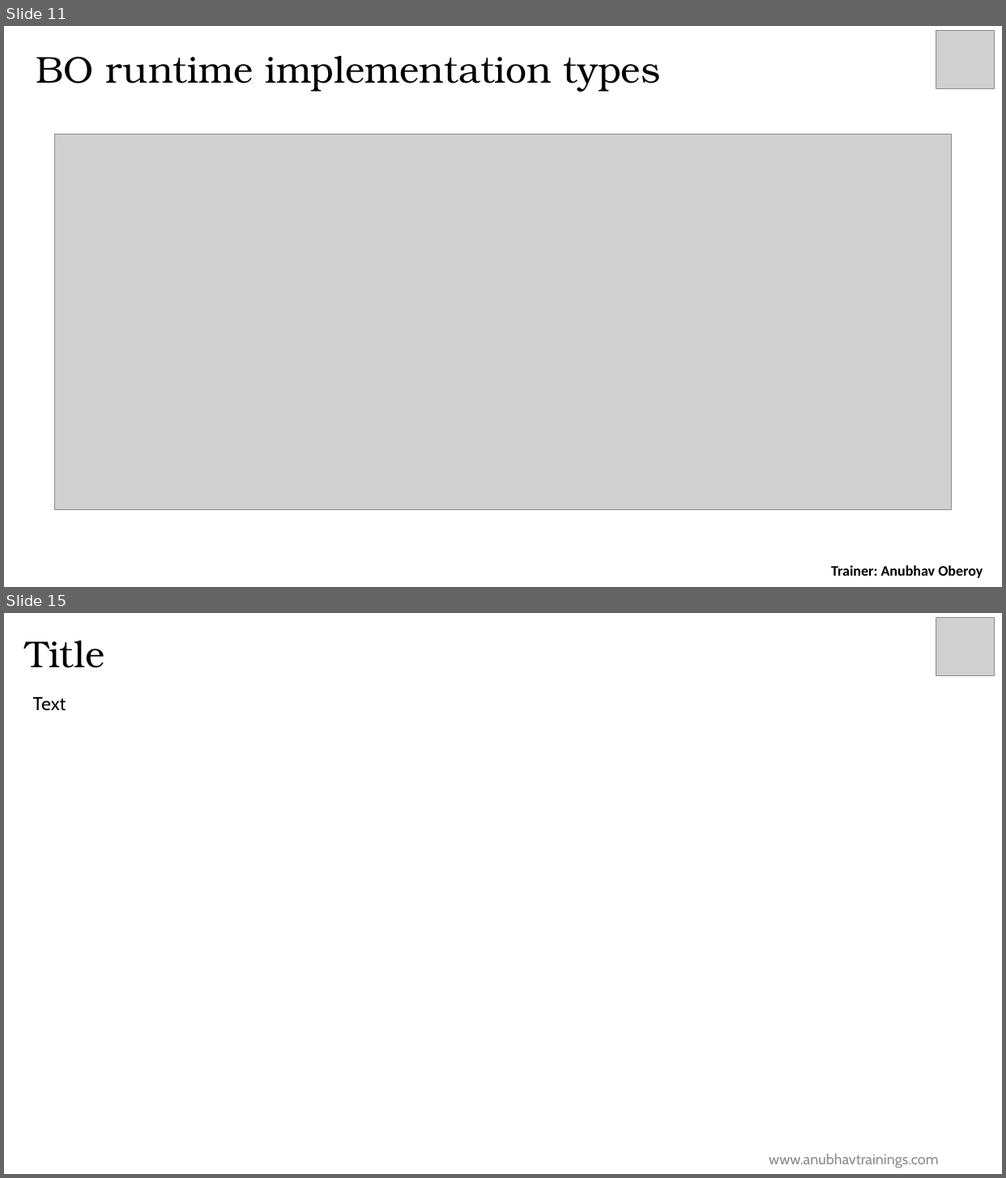
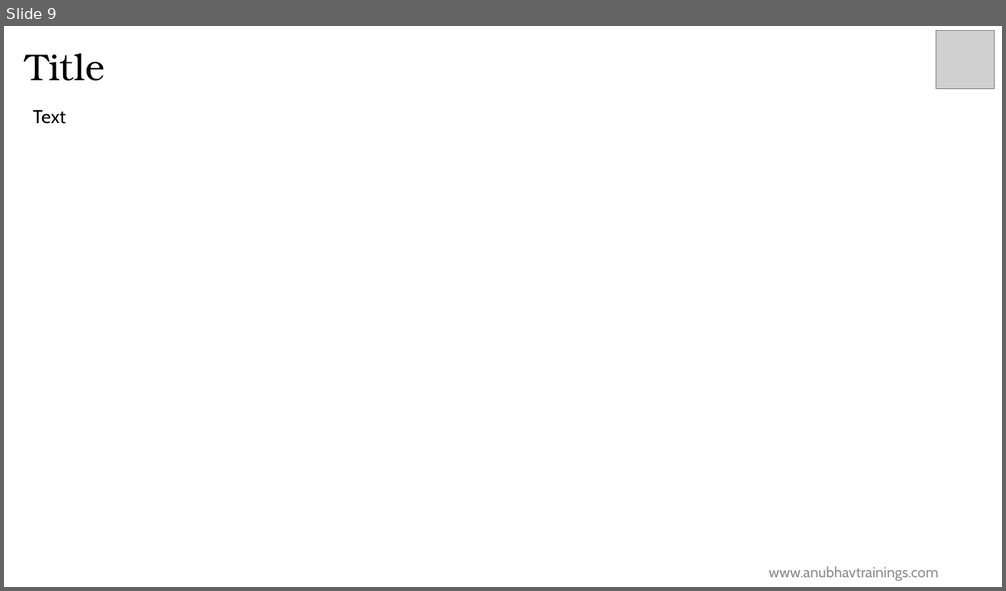
Before and after one commit to soyuztechnologies/HPC_AOH_SAC, a slide deck: Day 6/Day 6.pptx. Shown one above the other, each under a label of ours: slides 11 and 15 before the commit, slide 9 after it; the slides between them are not shown. The pictures are 1006x1178 and 1006x591 pixels, drawn with LibreOffice and Linux fonts; fonts in the diff are those of the drawing; grey boxes stand for pictures; background and template pictures are left out. Boxes give left, top, right and bottom in pixels: in the first picture for what was removed or moved away, otherwise in the second. Text is boxed around its words. In the diff, an @@ line names an element or a change of style, - is before the commit and + after.

```diff
--- a/Day 6/Day 6.pptx
+++ b/Day 6/Day 6.pptx
@@ slide 11 removed at bbox=[4, 26, 1002, 587], background #FFFFFF @@
@@ picture removed at bbox=[936, 31, 995, 88] @@
@@ title removed at bbox=[36, 56, 660, 92] @@
-BO runtime implementation types
@@ picture removed at bbox=[54, 135, 951, 510] @@
@@ text removed at bbox=[831, 565, 982, 578] @@
-Trainer: Anubhav Oberoy
@@ what was slide 15 is now slide 9 @@
```
Also in this commit, not shown: 1 slide changed, 7 slides added, 12 other slides removed, 12 other files.
